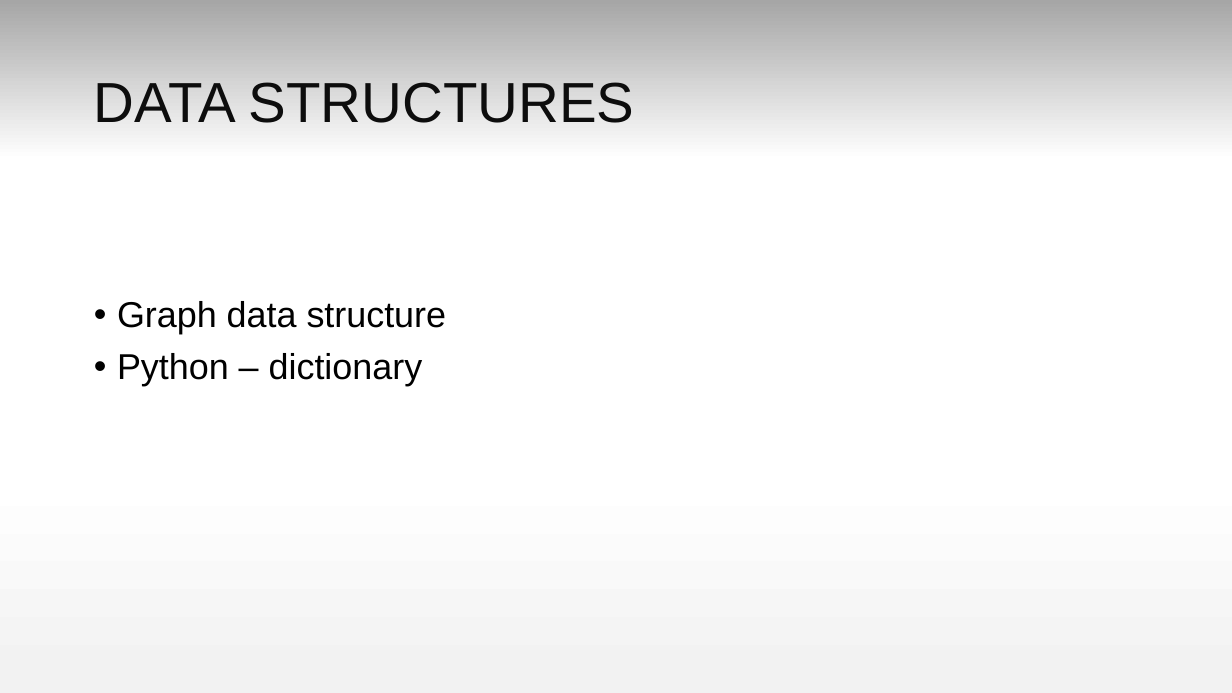
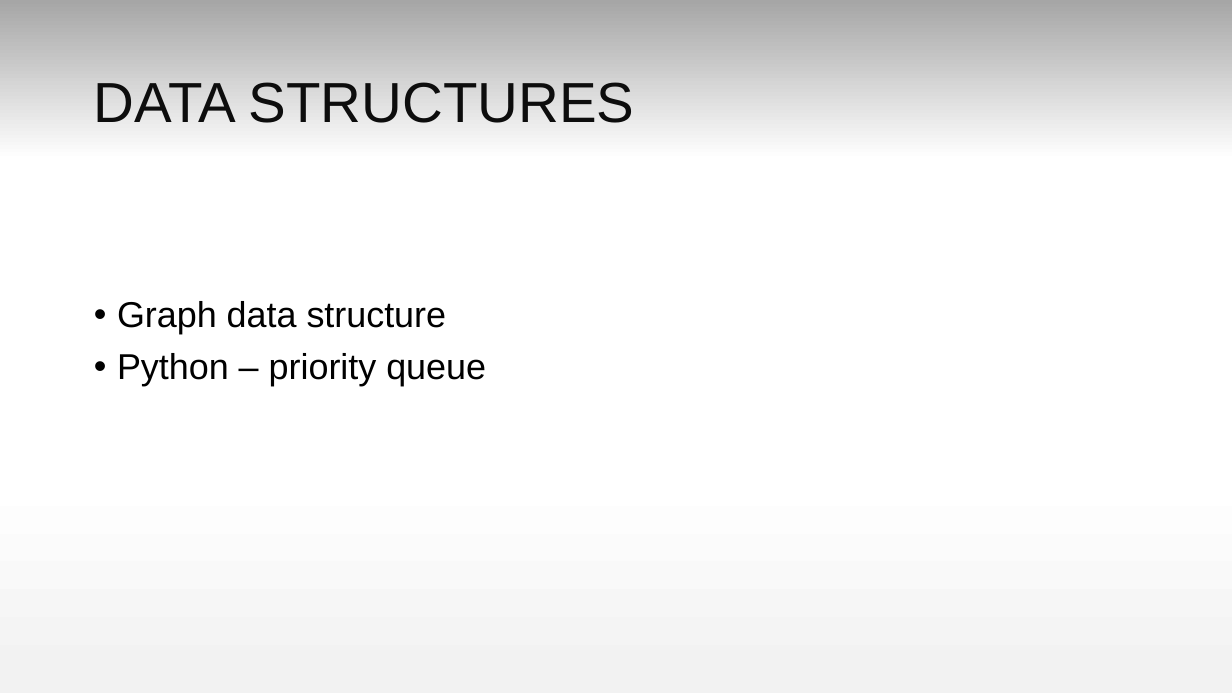
Before and after one commit to lucidcreeper/Space-Efficient-Algorithms-for-Reachability-in-Directed-Geometric-Graph, a slide deck: slide 7 of presentations/daa_review2.pptx. Drawn at 1232x693 pixels with LibreOffice and Linux fonts; fonts in the diff are those of the drawing. Boxes give left, top, right and bottom in pixels: in the first picture for what was removed or moved away, otherwise in the second. Text is boxed around its words. In the diff, an @@ line names an element or a change of style, - is before the commit and + after.

```diff
--- a/presentations/daa_review2.pptx
+++ b/presentations/daa_review2.pptx
@@ text at (117,353,486,386): text changed @@
-• Python – dictionary
+• Python – priority queue
```
Also in this commit, not shown: 2 other slides changed.
